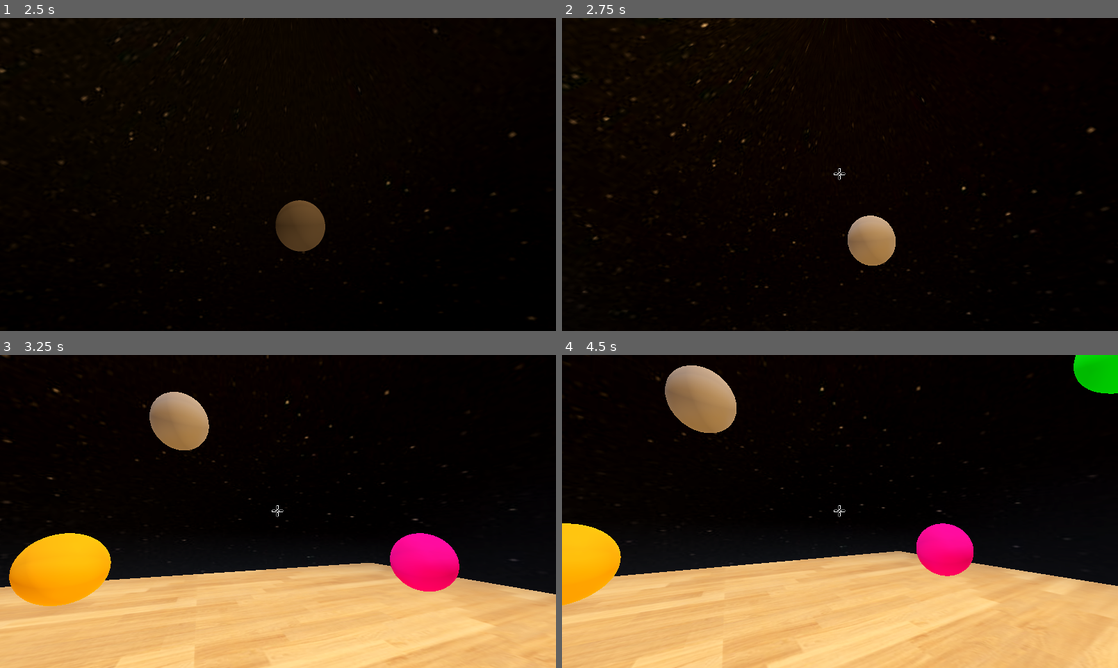
Above: before the commit, frames 1-4 (two rows, left to right).
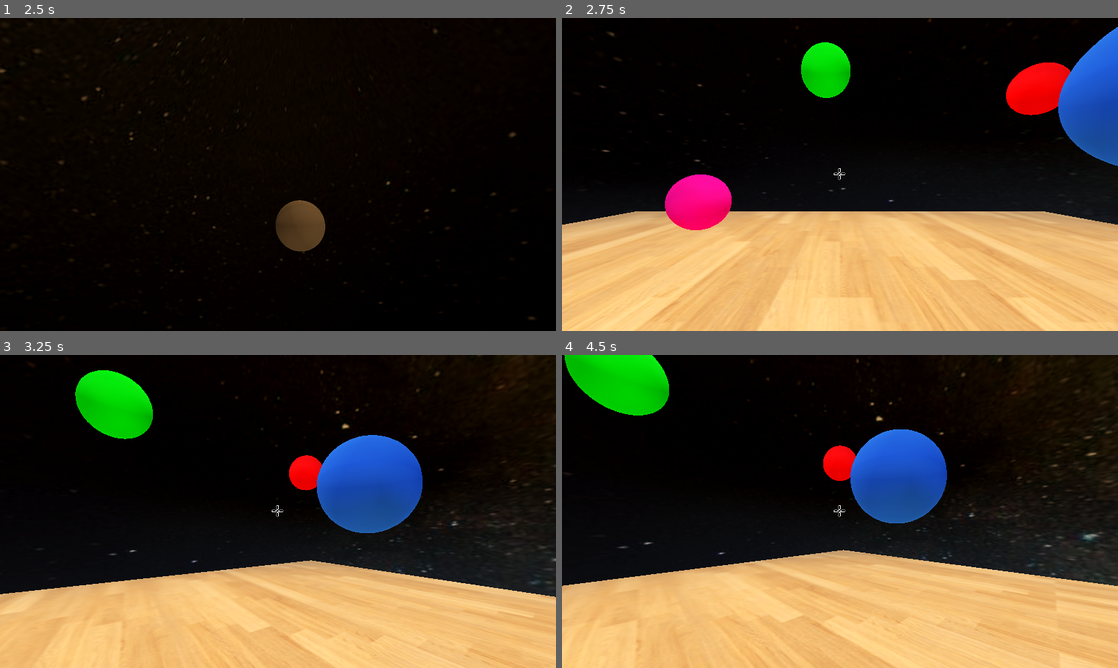
Above: after the commit, the same moments.

Repository: Aishgadol/Molecule1
Game: Godot game, scene res://Scenes/start_menu.tscn
Same seed, same stepped clock (60 frames per second), same inputs: the game is played once before the commit and once after it. The engine's default icon, where the game draws it, is replaced by a stand-in: a white triangle on a blue panel in a dark square. Sound files missing from this copy of the repository are replaced by a short silence.
Inputs (mouse positions are in pixels of both pictures, inside the frame that each line leads up to):
- Up to frame 1 (2.5 s): click "Start" at 0.5 s; move the mouse to (400, 158) at 1.27 s; click (400, 158) at 1.42 s; move the mouse to (166, 190) at 2.02 s; click (166, 190) at 2.17 s
- Up to frame 2 (2.75 s): no input
- Up to frame 3 (3.25 s): move the mouse to (289, 505) at 2.77 s; click (289, 505) at 2.92 s
- Up to frame 4 (4.5 s): tap Enter at 3.5 s; move the mouse to (834, 517) at 3.52 s; click (834, 517) at 3.67 s; tap Space at 4.25 s; move the mouse to (878, 514) at 4.27 s; click (878, 514) at 4.42 s

Frame 1 is identical in both runs. In frame 2, 46% of the frame differs, in the area x 0-100%, y 0-100%; in frame 3, 19%; in frame 4, 21%.
Error after the commit: Parse Error: Identifier "File" not declared in the current scope. (res://Scripts/world.gd:17)

Commit message:
progrss in the document manager entity

Diff:
--- a/Scripts/world.gd
+++ b/Scripts/world.gd
@@ -12,6 +12,9 @@
 func _ready() ->void:
 	camera.set_root(self)
 	camera.rotation_degrees=Vector3(45,105,0)
+	var path="user://temp_zmat.zmat"
+
+	var zmat_file=File.new()
 
 func _process(delta: float) -> void:
 	if Input.is_action_just_pressed("pause") and !going_back:  # This is typically mapped to the ESC key
